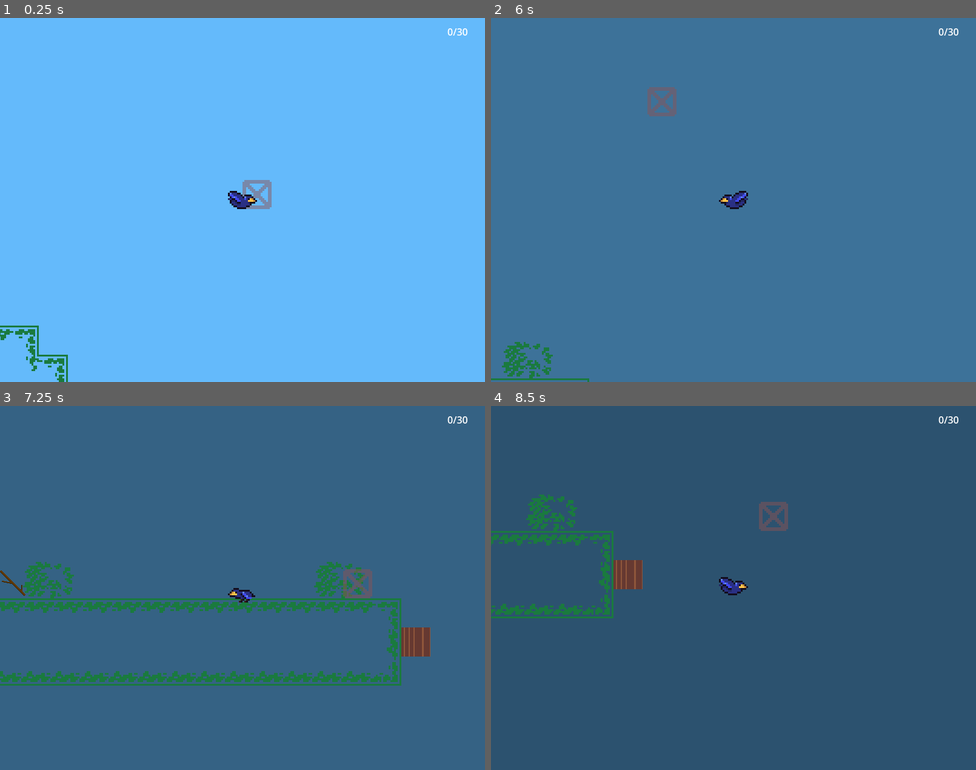
Above: before the commit, frames 1-4 (two rows, left to right).
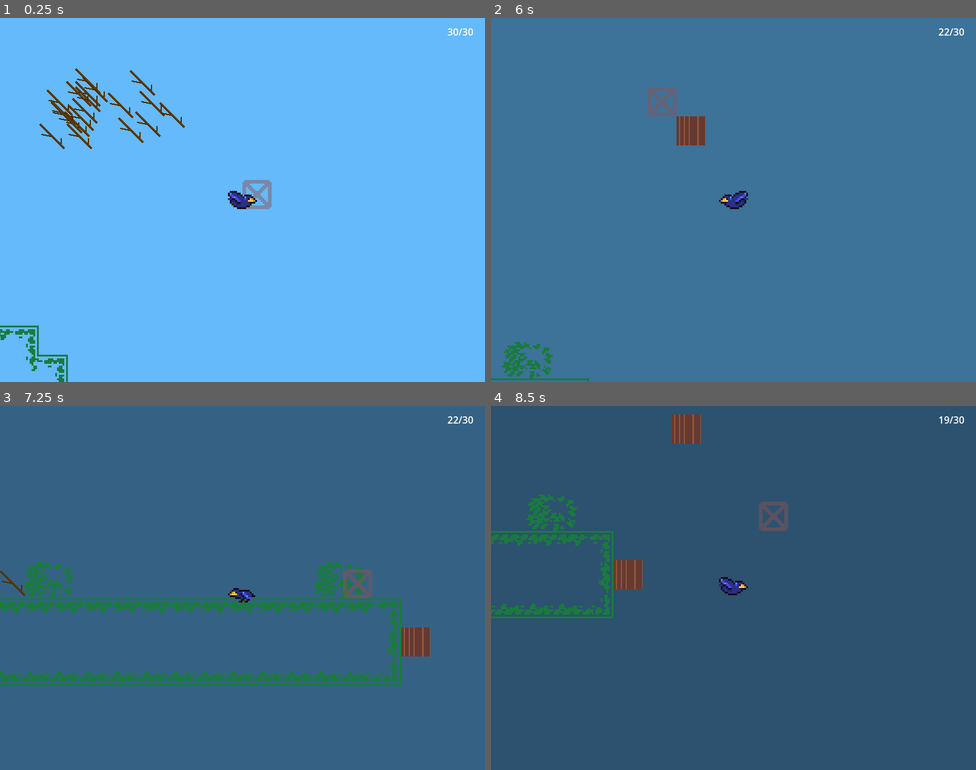
Above: after the commit, the same moments.

Repository: Gladiu/Birds-jam
Game: Godot game, scene res://scn/main.tscn
Two runs of this game, one before a commit and one after it. Both use one fixed random seed, a clock stepped at 60 frames per second and the inputs below.
Inputs (mouse positions are in pixels of both pictures, inside the frame that each line leads up to):
- Up to frame 1 (0.25 s): no input
- Up to frame 2 (6 s): move the mouse to (840, 181) at 0.52 s; hold Space (fly) 0.53-1.28 s; hold D (move_right) 0.53-2.03 s; move the mouse to (636, 218) at 1.27 s; click (636, 218) at 1.35 s; move the mouse to (782, 119) at 2.02 s; hold A (move_left) 2.03-2.78 s; right-click (782, 119) at 2.1 s; move the mouse to (709, 272) at 2.77 s; hold D (move_right) 2.78-4.28 s; tap Space (fly) at 2.85 s; move the mouse to (879, 254) at 3.52 s; click (879, 254) at 3.6 s; move the mouse to (588, 145) at 4.27 s; hold A (move_left) 4.28-5.03 s; right-click (588, 145) at 4.35 s; tap Enter at 5 s; move the mouse to (757, 200) at 5.02 s; hold D (move_right) 5.03-5.78 s; hold Space (fly) 5.03-5.78 s; move the mouse to (660, 109) at 5.77 s; hold A (move_left) from 5.78 s (still down); click (660, 109) at 5.85 s
- Up to frame 3 (7.25 s): keep holding A (move_left); move the mouse to (349, 569) at 6.52 s; right-click (349, 569) at 6.6 s
- Up to frame 4 (8.5 s): move the mouse to (636, 606) at 7.27 s; release A (move_left) at 7.28 s; hold D (move_right) from 7.28 s (still down); tap Space (fly) at 7.35 s; move the mouse to (782, 507) at 8.02 s; click (782, 507) at 8.1 s

The runs differ from the first frame. In frame 1, 1.0% of the frame differs, in the area x 8-98%, y 2-36%; in frame 2, 0.5%; in frame 3, less than 0.1%; in frame 4, 0.5%.
Error after the commit: Trying to assign a non-object value to a variable of type 'stick.gd'. (res://src/player.gd:63)

Commit message:
Fix

Diff:
--- a/src/main.gd
+++ b/src/main.gd
@@ -1,13 +1,17 @@
 extends Node
 
 const EGGS_CENTER_OF_MASS = Vector2(-216, 456) # TODO: Fetch this info from autoload
+
+
+func _ready():
+	$SticksSpawner.spawn(45, -316, -115, -200, -100)
 
 
 func _on_timer_60s_timeout():
 	$World.toggle_day_night()
 	if $World.current_time == World.TIME_ENUM.DAY:
 		# TODO: Change to drop around the eggs average position
-		$SticksSpawner.spawn(45, -316, -115, -200, -100)
+		pass
 
 
 func _process(delta):
--- a/src/player.gd
+++ b/src/player.gd
@@ -57,6 +57,15 @@
 	move_and_slide()
 
 
+func _process(_delta: float) -> void:
+	# TODO: Maybe signal is not even needed?
+	for body in $PickupRange.get_overlapping_bodies():
+		if body as Stick:
+			if not _stick_to_pick_up:
+				_stick_to_pick_up = body
+				stick_pick_up_requested.emit()
+
+
 func _on_pickup_range_body_entered(body: Node2D):
 	var stick: = body as Stick
 	if not stick:
@@ -71,4 +80,4 @@
 	# Earlier we requested manager to pickup a stick, here we get response
 	if pick_up and _stick_to_pick_up:
 		_stick_to_pick_up.pickup()
-		_stick_to_pick_up = null
+	_stick_to_pick_up = null
--- a/src/stick.gd
+++ b/src/stick.gd
@@ -28,7 +28,3 @@
 	if not is_on_floor():
 		velocity.y += GRAVITY * delta
 		move_and_slide()
-
-
-func _on_body_entered(body: Node2D) -> void:
-	print(body)
